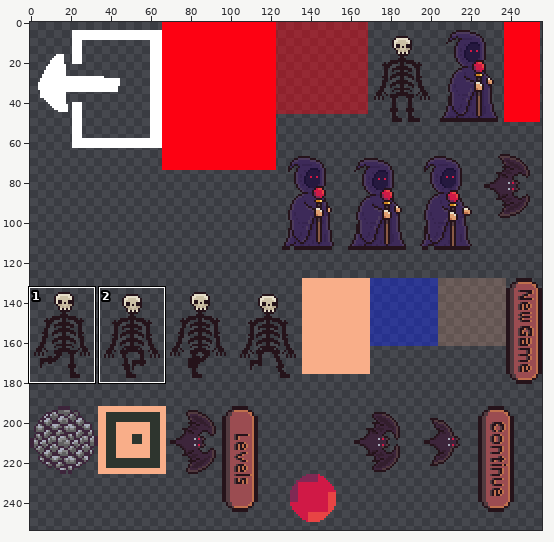
File history of a sprite sheet, Matteria/images/shared-0-sheet2.png. The first picture is a wide view before the edit; the outline marks the close-up.
Close-up. Old version:
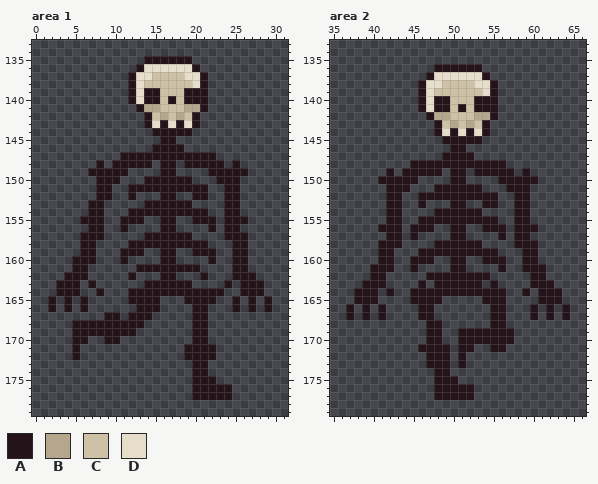
The file is 256x256 pixels. Shown: area 1: x 0..31, y 133..179; area 2: x 35..66, y 133..179. The wide view leaves out empty margins. The commit also changed other parts of the picture, which this record leaves out.
Palette (. is transparent): A #25131a  B #b5a68e  C #cdc1a6  D #e6deca
Pixels before, area 1, first column x 2:
135 ............AAAAAA..........
136 ...........ADDDDDDA.........
137 ..........ADDCCCCDDA........
138 ..........ADCCCCCCDA........
139 ..........ADAACCCAAA........
140 ..........ADAACACAAA........
141 ...........ABBCCCBBA........
142 ............ACBCBCA.........
143 ............ADADADA.........
144 .............AAAAA..........
145 ..............AA............
146 .............AAAA...........
147 .........AAAAAAAAAAAA.......
148 ......A.AAAAA.AA.AAAAA.A....
149 .....AAAAA....AA....AAAAA...
150 ......AAA...AAAAAA...AAA....
151 ......AA..AAAAAAAAAA..AA....
152 ......AA..A...AA..AA..AA....
153 .....AA.....AAAAAA....AA....
154 .....AA...AAAAAAAAAA..AA....
155 ....AAA..AAA..AA..AAA.AAA...
156 .....AA..A....AA....A.AA....
157 ....AAA.....AAAAAA....AAA...
158 ....AA....AAAAAAAAAA...AA...
159 ....AA...AAA..AA..AAA..AA...
160 ...AAA...A....AA....A..AA...
161 ...AA......AAAAAAAA....AA...
162 ..AAA.....A...AA...A...AAA..
163 .AAA.A......AAAAAA....A.AAA.
164 .AAA..A...AAAAAAAAAAAA..AAA.
165 A.A.A.....AAAA...AAAA..A.A.A
166 A.A.A......AAA....AA...A.A.A
167 .......AA.AAA.....AA........
168 ...AAAAAAAAA......AA........
169 ...AAAAAAAA.......AA........
170 ...AA..AA.........AA........
171 ...A.............AAAA.......
172 ...A.............AAAA.......
173 ..................AA........
174 ..................AA........
175 ..................AAA.......
176 ..................AAAAA.....
177 ..................AAAAA.....
Pixels before, area 2, first column x 37:
136 ...........AAAAAA...........
137 ..........ADDDDDDA..........
138 .........ADDCCCCDDA.........
139 .........ADCCCCCCDA.........
140 .........ADAACCCAAA.........
141 .........ADAACACAAA.........
142 ..........ABBCCCBBA.........
143 ...........ACBCBCA..........
144 ...........ADADADA..........
145 ............AAAAA...........
146 .............AA.............
147 ............AAAA............
148 ........AAAAAAAAAAAA........
149 .....A.AAAAA.AA.AAAAA.A.....
150 ....AAAAA....AA....AAAAA....
151 .....AAA...AAAAAA...AAA.....
152 .....AA..AAAAAAAAAA..AA.....
153 .....AA..A...AA..AA..AA.....
154 .....AA....AAAAAA....AA.....
155 .....AA..AAAAAAAAAA..AA.....
156 ....AAA.AAA..AA..AAA.AAA....
157 .....AA.A....AA....A.AA.....
158 ....AAA....AAAAAA....AAA....
159 ....AA...AAAAAAAAAA...AA....
160 ....AA..AAA..AA..AAA..AA....
161 ...AAA..A....AA....A..AAA...
162 ...AA.....AAAAAAAA.....AA...
163 ..AAA....A.AAAAAA.A....AAA..
164 .AAA.A..AAAAAAAAAAAA..A.AAA.
165 .AAA....AAAA.....AAA....AAA.
166 A.A.A....AA.......AA...A.A.A
167 A.A.A....AA.......AA...A.A.A
168 ..........AA......AA........
169 ..........AA..AAAAAAA.......
170 ..........AA..AAAAAAA.......
171 .........AAAA.AA..AA........
172 ..........AAA.A.............
173 ..........AAA.A.............
174 ...........AA...............
175 ...........AAA..............
176 ...........AAAAA............
177 ...........AAAAA............
After:
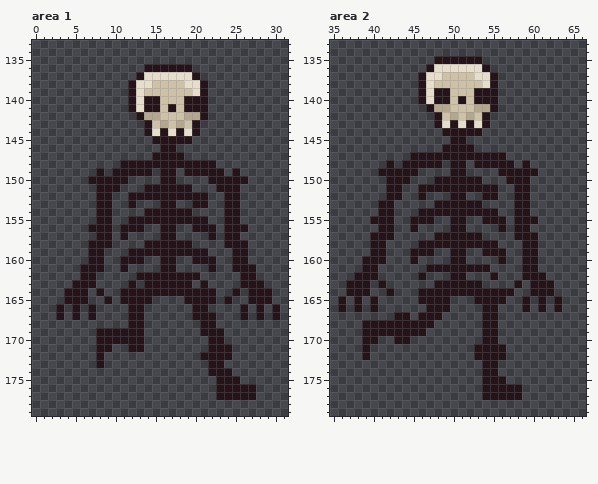
The edit:
Area 1:
y 135: x 14..19 AAAAAA -> ......
y 136: x 13..20 ADDDDDDA -> .AAAAAA.
y 137: x 12..13 AD -> .A; x 15..18 CCCC -> DDDD; x 20..21 DA -> A.
y 138: x 14 C -> D; x 19 C -> D
y 139: x 14..15 AA -> CC; x 19..20 AA -> CD
y 140: x 17 A -> C
y 141: x 12..15 .ABB -> ADAA; x 17 C -> A; x 19..20 BB -> AA
y 142: x 13..16 .ACB -> ABBC; x 18..21 BCA. -> CBBA
y 143: x 15..19 DADAD -> CBCBC
y 144: x 14..15 .A -> AD; x 17 A -> D; x 19..20 A. -> DA
y 145: x 15 . -> A; x 18..19 .. -> AA
y 146: x 15 A -> .; x 18 A -> .
y 147: x 11..14 AAAA -> ....; x 19..22 AAAA -> ....
y 148: x 8 A -> .; x 10 A -> .; x 15 . -> A; x 18 . -> A; x 23 A -> .; x 25 A -> .
y 149: x 7 A -> .; x 9 A -> .; x 12..14 ... -> AAA; x 19..21 ... -> AAA; x 24 A -> .; x 26 A -> .
y 150: x 7 . -> A; x 11 . -> A; x 14..15 AA -> ..; x 18..19 AA -> ..; x 22 . -> A; x 26 . -> A
y 151: x 10 . -> A; x 12..13 AA -> ..; x 20..21 AA -> ..; x 23 . -> A
y 152: x 13..15 ... -> AAA; x 18..19 .. -> AA
y 153: x 7 A -> .; x 9 . -> A; x 12 . -> A; x 14..15 AA -> ..; x 18..21 AA.. -> ..AA
y 154: x 7 A -> .; x 9 . -> A; x 12..13 AA -> ..; x 20..21 AA -> ..
y 155: x 6..7 AA -> ..; x 9 . -> A; x 11 A -> .; x 14..15 .. -> AA; x 18..19 .. -> AA; x 22 A -> .; x 26 A -> .
y 156: x 9 . -> A; x 12..13 .. -> AA; x 20..21 .. -> AA; x 26 . -> A
y 157: x 6..7 AA -> ..; x 9 . -> A; x 11 . -> A; x 14..15 AA -> ..; x 18..19 AA -> ..; x 22 . -> A; x 26 A -> .
y 158: x 6 A -> .; x 8..9 .. -> AA; x 12..13 AA -> ..; x 20..21 AA -> ..; x 24 . -> A
y 159: x 6 A -> .; x 8 . -> A; x 11 A -> .; x 14..15 .. -> AA; x 18..19 .. -> AA; x 22 A -> .
y 160: x 5..6 AA -> ..; x 8 . -> A; x 12..13 .. -> AA; x 20..21 .. -> AA
y 161: x 5 A -> .; x 7..8 .. -> AA; x 11 . -> A; x 13..15 AAA -> ...; x 18..20 AAA -> ...; x 22 . -> A; x 27 . -> A
y 162: x 4..5 AA -> ..; x 7 . -> A; x 12..15 A... -> .AAA; x 18..21 ...A -> AAA.; x 25 A -> .
y 163: x 3..4 AA -> ..; x 6 . -> A; x 12 . -> A; x 21 . -> A; x 24 A -> .
y 164: x 3 A -> .; x 6 . -> A; x 11 . -> A; x 23 A -> .; x 25..26 .A -> A.; x 29 . -> A
y 165: x 2 A -> .; x 5 . -> A; x 9 . -> A; x 11 . -> A; x 15 A -> .; x 24..25 .A -> A.; x 28 . -> A
y 166: x 2..7 A.A.A. -> .A.A.A; x 12 . -> A; x 14..15 AA -> ..; x 25..30 A.A.A. -> .A.A.A
y 167: x 3 . -> A; x 5 . -> A; x 7 . -> A; x 9..10 AA -> ..; x 14 A -> .; x 22 . -> A; x 26 . -> A; x 28 . -> A; x 30 . -> A
y 168: x 5..11 AAAAAAA -> .......; x 20 A -> .; x 22 . -> A
y 169: x 5..7 AAA -> ...; x 13 . -> A; x 20 A -> .; x 22..23 .. -> AA
y 170: x 5..6 AA -> ..; x 8 . -> A; x 11..13 ... -> AAA; x 20..23 AA.. -> ..AA
y 171: x 5 A -> .; x 8..9 .. -> AA; x 12..13 .. -> AA; x 19..21 AAA -> ...; x 23..24 .. -> AA
y 172: x 5 A -> .; x 8 . -> A; x 19..20 AA -> ..; x 23..24 .. -> AA
y 173: x 8 . -> A; x 20..23 AA.. -> ..AA
y 174: x 20..24 AA... -> ..AAA
y 175: x 20..25 AAA... -> ...AAA
y 176..177: x 20..22 AAA -> ...; x 25..27 ... -> AAA
Area 2:
y 135: x 48..53 ...... -> AAAAAA
y 136: x 47..54 .AAAAAA. -> ADDDDDDA
y 137: x 46..47 .A -> AD; x 49..52 DDDD -> CCCC; x 54..55 A. -> DA
y 138: x 48 D -> C; x 53 D -> C
y 139: x 48..49 CC -> AA; x 53..54 CD -> AA
y 140: x 51 C -> A
y 141: x 46..49 ADAA -> .ABB; x 51 A -> C; x 53..54 AA -> BB
y 142: x 47..50 ABBC -> .ACB; x 52..55 CBBA -> BCA.
y 143: x 49..53 CBCBC -> DADAD
y 144: x 48..49 AD -> .A; x 51 D -> A; x 53..54 DA -> A.
y 145: x 49 A -> .; x 52..53 AA -> ..
y 146: x 49 . -> A; x 52 . -> A
y 147: x 45..48 .... -> AAAA; x 53..56 .... -> AAAA
y 148: x 42 . -> A; x 44 . -> A; x 49 A -> .; x 52 A -> .; x 57 . -> A; x 59 . -> A
y 149: x 41 . -> A; x 43 . -> A; x 46..48 AAA -> ...; x 53..55 AAA -> ...; x 58 . -> A; x 60 . -> A
y 150: x 41 A -> .; x 45 A -> .; x 48..49 .. -> AA; x 52..53 .. -> AA; x 56 A -> .; x 60 A -> .
y 151: x 44 A -> .; x 46..47 .. -> AA; x 54..55 .. -> AA; x 57 A -> .
y 152: x 47..49 AAA -> ...; x 52..53 AA -> ..
y 153: x 41 . -> A; x 43 A -> .; x 46 A -> .; x 48..49 .. -> AA; x 52..55 ..AA -> AA..
y 154: x 41 . -> A; x 43 A -> .; x 46..47 .. -> AA; x 54..55 .. -> AA
y 155: x 40..41 .. -> AA; x 43 A -> .; x 45 . -> A; x 48..49 AA -> ..; x 52..53 AA -> ..; x 56 . -> A; x 60 . -> A
y 156: x 43 A -> .; x 46..47 AA -> ..; x 54..55 AA -> ..; x 60 A -> .
y 157: x 40..41 .. -> AA; x 43 A -> .; x 45 A -> .; x 48..49 .. -> AA; x 52..53 .. -> AA; x 56 A -> .; x 60 . -> A
y 158: x 40 . -> A; x 42..43 AA -> ..; x 46..47 .. -> AA; x 54..55 .. -> AA; x 58 A -> .
y 159: x 40 . -> A; x 42 A -> .; x 45 . -> A; x 48..49 AA -> ..; x 52..53 AA -> ..; x 56 . -> A
y 160: x 39..40 .. -> AA; x 42 A -> .; x 46..47 AA -> ..; x 54..55 AA -> ..
y 161: x 39 . -> A; x 41..42 AA -> ..; x 45 A -> .; x 47..49 ... -> AAA; x 52..54 ... -> AAA; x 56 A -> .; x 61 A -> .
y 162: x 38..39 .. -> AA; x 41 A -> .; x 46..49 .AAA -> A...; x 52..55 AAA. -> ...A; x 59 . -> A
y 163: x 37..38 .. -> AA; x 40 A -> .; x 46 A -> .; x 55 A -> .; x 58 . -> A
y 164: x 37 . -> A; x 40 A -> .; x 45 A -> .; x 57 . -> A; x 59..60 A. -> .A; x 63 A -> .
y 165: x 36 . -> A; x 39 A -> .; x 45 A -> .; x 49 . -> A; x 53 . -> A; x 59 . -> A; x 62 A -> .
y 166: x 36..41 .A.A.A -> A.A.A.; x 46 A -> .; x 48..49 .. -> AA; x 54 . -> A; x 56 A -> .; x 59..64 .A.A.A -> A.A.A.
y 167: x 37 A -> .; x 39 A -> .; x 41 A -> .; x 43..44 .. -> AA; x 48 . -> A; x 54 . -> A; x 56 A -> .; x 60 A -> .; x 62 A -> .; x 64 A -> .
y 168: x 39..46 ........ -> AAAAAAAA; x 48 A -> .; x 54 . -> A; x 56 A -> .
y 169: x 39..48 ........AA -> AAAAAAAA..; x 51..53 AAA -> ...; x 56..57 AA -> ..
y 170: x 39..40 .. -> AA; x 43..44 .. -> AA; x 47..48 AA -> ..; x 51..53 AAA -> ...; x 56..57 AA -> ..
y 171: x 39 . -> A; x 46..49 AAAA -> ....; x 51..54 AA.. -> ..AA
y 172: x 39 . -> A; x 47..49 AAA -> ...; x 51 A -> .; x 53..56 .... -> AAAA
y 173: x 47..49 AAA -> ...; x 51 A -> .; x 54..55 .. -> AA
y 174: x 48..49 AA -> ..; x 54..55 .. -> AA
y 175: x 48..50 AAA -> ...; x 54..56 ... -> AAA
y 176..177: x 48..52 AAAAA -> .....; x 54..58 ..... -> AAAAA
Where, in picture pixels (left, top, right, bottom), the same in both close-ups:
changed: (48, 56, 280, 400)
changed: (338, 56, 570, 400)
